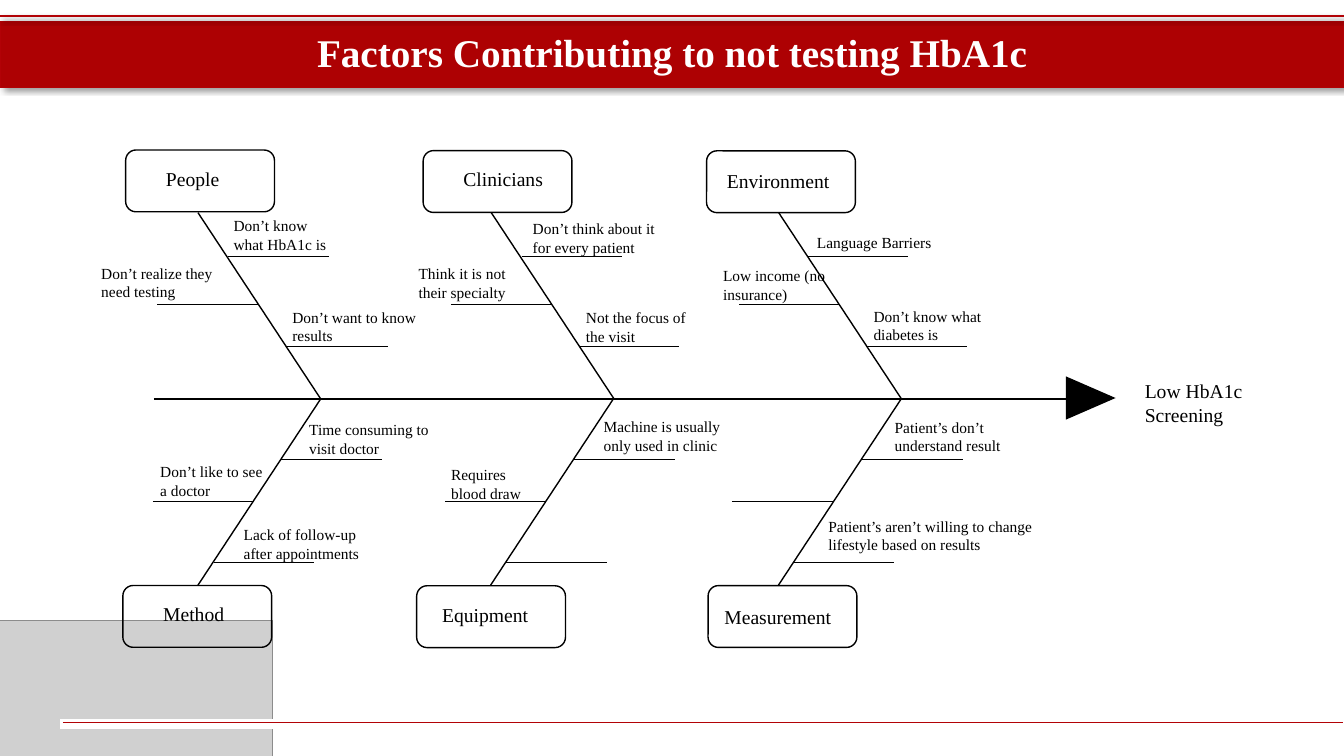
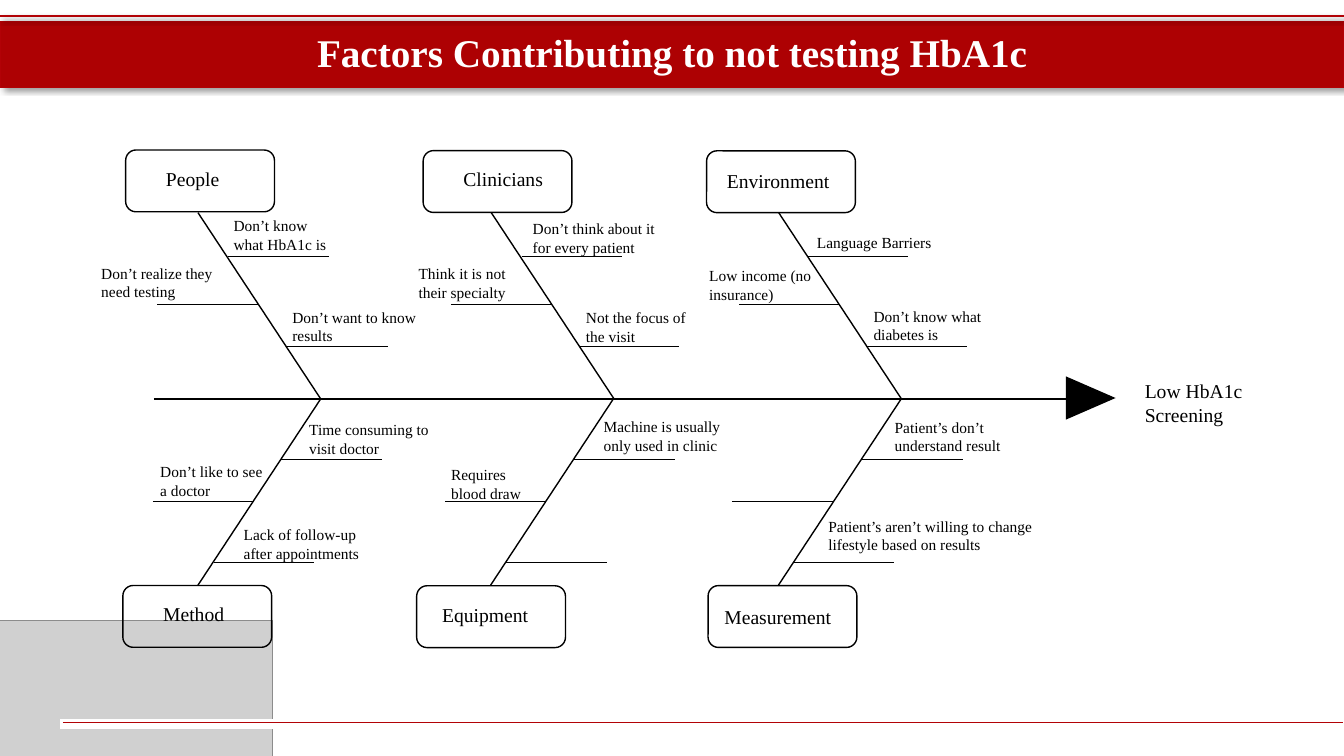
Before and after one commit to davidwsant/systems-modeling-DS, a slide deck: slide 9 of Donut Giveup Group 4 HbA1c Working Draft.pptx (slide 7 before the commit). Drawn at 1344x756 pixels with LibreOffice and Linux fonts; fonts in the diff are those of the drawing; grey boxes stand for pictures. Boxes give left, top, right and bottom in pixels: in the first picture for what was removed or moved away, otherwise in the second. Text is boxed around its words. In the diff, an @@ line names an element or a change of style, - is before the commit and + after.

```diff
--- a/Donut Giveup Group 4 HbA1c Working Draft.pptx
+++ b/Donut Giveup Group 4 HbA1c Working Draft.pptx
@@ text "Low income (no insurance)": place and size @@
-text "Low income (no insurance)" at (723,269,825,303)
+text "Low income (no insurance)" at (709,270,812,303)
```
Also in this commit, not shown: 4 other slides changed, 2 slides added, 3 other files.
